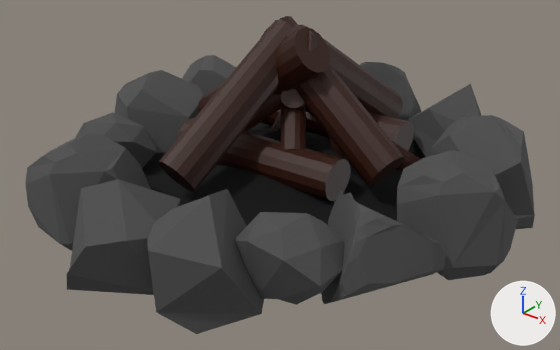
Two versions of the Blender file DementiaVRExperience/Assets/Models/CampFire.blend, one commit apart.
Camera for both pictures: a 50 mm lens placed at (1.86, -2.36, 1.33), pointed at (0.05, -0.11, -0.07). The lights are fixed; the arrows at lower right show +X, +Y and +Z.

Script lines for the objects in view, before the commit:
```python
ob_cylinder_001 = bpy.data.objects.new('Cylinder.001', me_cylinder_001)
ob_cylinder_001.location = (0.055, -0.024, 0.149)
ob_cylinder_001.rotation_euler = (0.0, 0.96, 2.232)  # degrees (0, 55, 128)
ob_cylinder_001.scale = (0.0464, 0.0517, 0.169)
ob_cylinder_004 = bpy.data.objects.new('Cylinder.004', me_cylinder_007)
ob_cylinder_004.location = (-0.121, -0.076, 0.149)
ob_cylinder_004.rotation_euler = (0.0, -0.96, 3.803)  # degrees (0, -55, 218)
ob_cylinder_004.scale = (0.0517, 0.033, 0.218)
ob_cylinder_005 = bpy.data.objects.new('Cylinder.005', me_cylinder_008)
ob_cylinder_005.location = (0.181, 0.048, 0.242)
ob_cylinder_005.rotation_euler = (0.0, 0.96, 3.017)  # degrees (0, 55, 173)
ob_cylinder_005.scale = (0.0941, 0.0831, 0.374)
ob_cylinder_006 = bpy.data.objects.new('Cylinder.006', me_cylinder_009)
ob_cylinder_006.location = (-0.16, 0.016, 0.242)
ob_cylinder_006.rotation_euler = (0.0, -0.96, 3.017)  # degrees (0, -55, 173)
ob_cylinder_006.scale = (0.0941, 0.0831, 0.374)
ob_cylinder_007 = bpy.data.objects.new('Cylinder.007', me_cylinder_010)
ob_cylinder_007.location = (0.099, 0.27, 0.242)
ob_cylinder_007.rotation_euler = (0.0, 0.96, 4.588)  # degrees (0, 55, 263)
ob_cylinder_007.scale = (0.0941, 0.0831, 0.374)
ob_cylinder_008 = bpy.data.objects.new('Cylinder.008', me_cylinder_011)
ob_cylinder_008.location = (-0.078, -0.226, 0.242)
ob_cylinder_008.rotation_euler = (0.0, -0.96, 4.588)  # degrees (0, -55, 263)
ob_cylinder_008.scale = (0.0941, 0.0831, 0.374)
ob_cylinder_009 = bpy.data.objects.new('Cylinder.009', me_cylinder_012)
ob_cylinder_009.location = (-0.017, -0.153, 0.005)
ob_cylinder_009.rotation_euler = (1.571, 0.0, -1.507)  # degrees (90, 0, -86)
ob_cylinder_009.scale = (0.0941, 0.0831, 0.374)
ob_cylinder_010 = bpy.data.objects.new('Cylinder.010', me_cylinder_013)
ob_cylinder_010.location = (-0.017, 0.34, 0.005)
ob_cylinder_010.rotation_euler = (1.571, 0.0, -1.507)  # degrees (90, 0, -86)
ob_cylinder_010.scale = (0.0941, 0.0831, 0.374)
ob_sphere_005 = bpy.data.objects.new('Sphere.005', me_sphere_005)
ob_sphere_005.location = (-0.729, -0.031, -0.06)
ob_sphere_005.scale = (0.25, 0.25, 0.25)
# also in view: 'Sphere.007' at (0.71, 0.42, -0.05); 'Icosphere.007' at (0.27, -0.76, -0.06); 'Icosphere.004' at (0.39, 0.68, -0.05); 'Icosphere.006' at (0.51, -0.59, -0.04); 'Sphere.006' at (-0.4, -0.72, -0.04)
```
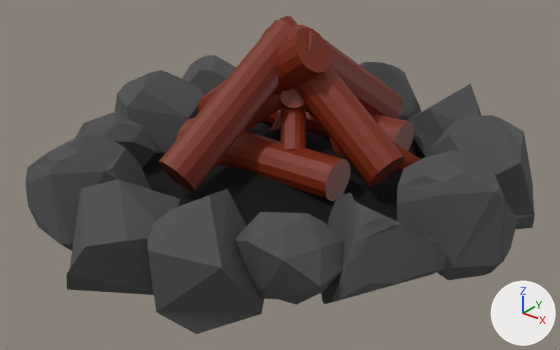
Location of each change, (x1, y1, x2, y2) in pixels of the pictures (560 x 350 px):
'Cylinder.008', recoloured
    both: (159, 20, 293, 192)
'Cylinder.005', recoloured
    both: (261, 16, 405, 186)
'Cylinder.009', recoloured
    both: (176, 118, 350, 201)
'Cylinder.006', recoloured
    both: (198, 27, 330, 112)
'Cylinder.007', recoloured
    both: (287, 25, 403, 119)
'Cylinder.010', recoloured
    both: (260, 109, 414, 151)
'Cylinder.001', recoloured
    both: (280, 105, 306, 150)
'Cylinder.004', recoloured
    both: (244, 95, 282, 131)
'Cylinder.002', recoloured
    both: (281, 89, 305, 109)
'Cylinder.003', recoloured
    both: (305, 105, 421, 171)
'Cylinder.012', recoloured
    both: (270, 110, 281, 131)
'Cylinder.011', recoloured
    both: (328, 135, 345, 156)

The change, as a list of edits to the scene's bpy script:
```text
Change mat_material:
    mat_material.base_color: (0.0311, 0.00481, 0.0) -> (0.184, 0.0178, 0.0)  # brown #310f00 -> brown #772400
```
